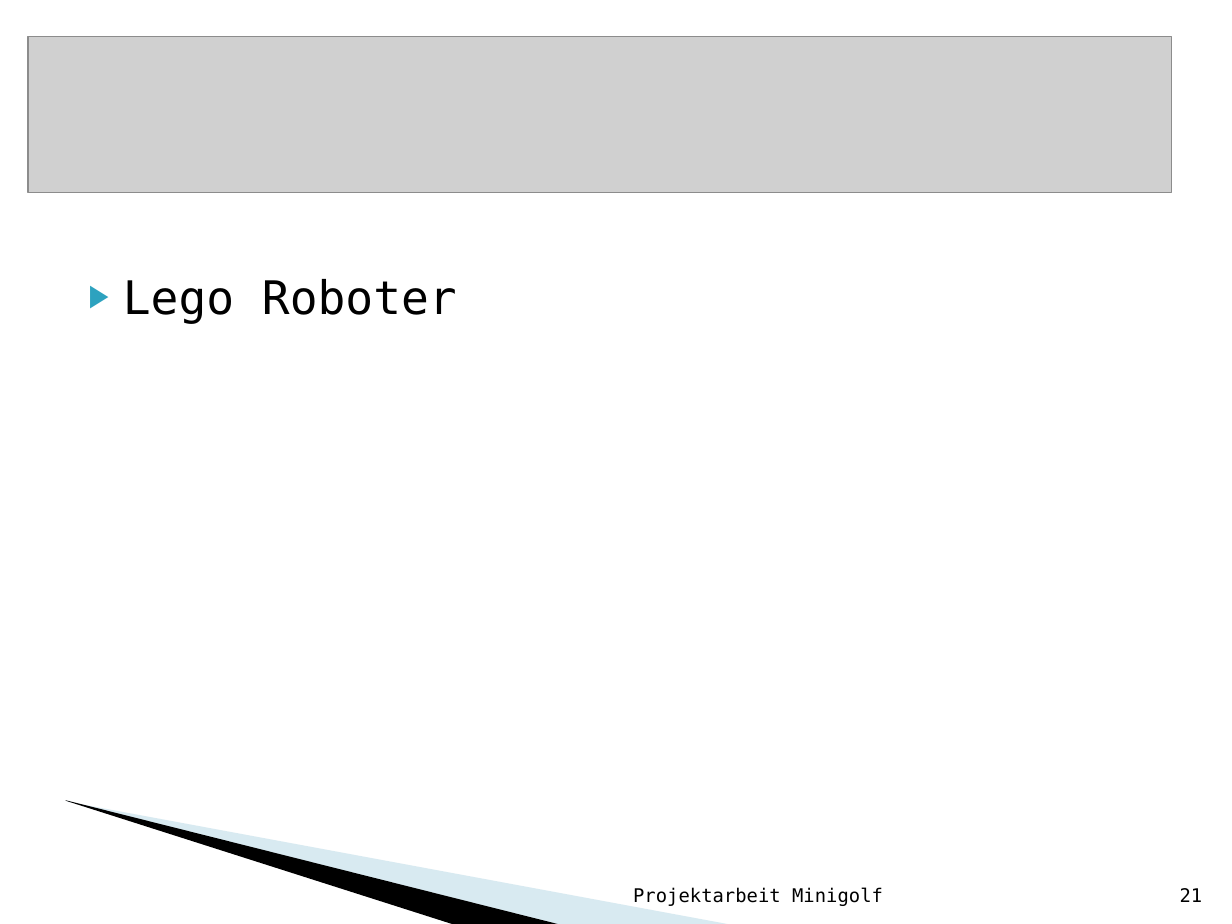
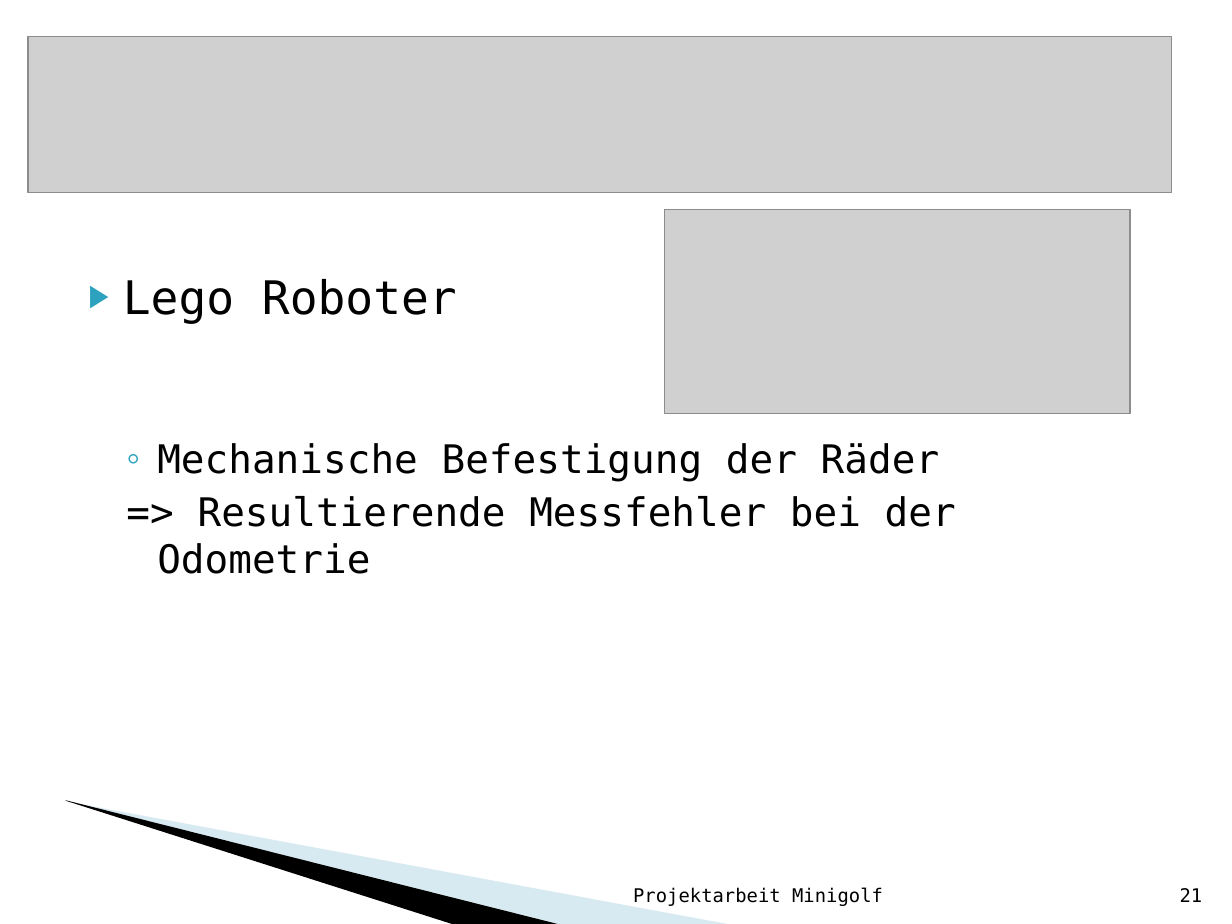
Before and after one commit to Rabbit2Clone/LegoMinigolfV1, a slide deck: slide 21 of Minigolf_mit_Lego_Mindstorms.ppt. Drawn at 1232x924 pixels with LibreOffice and Linux fonts; fonts in the diff are those of the drawing; grey boxes stand for pictures; background and template pictures are left out. Boxes give left, top, right and bottom in pixels: in the first picture for what was removed or moved away, otherwise in the second. Text is boxed around its words. In the diff, an @@ line names an element or a change of style, - is before the commit and + after.

```diff
--- a/Minigolf_mit_Lego_Mindstorms.ppt
+++ b/Minigolf_mit_Lego_Mindstorms.ppt
@@ picture added at [664, 209, 1130, 413] @@
@@ text at [157, 443, 956, 574]: paragraphs added @@
+  ◦ Mechanische Befestigung der Räder
+  => Resultierende Messfehler bei der Odometrie
```
Also in this commit, not shown: 12 other slides changed, 2 slides added, 2 slides removed.
